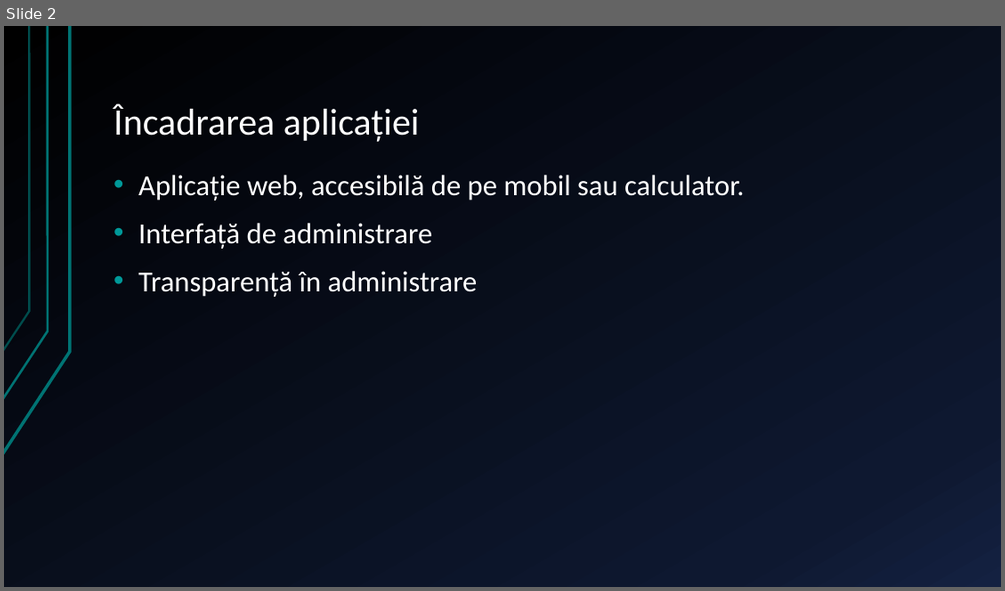
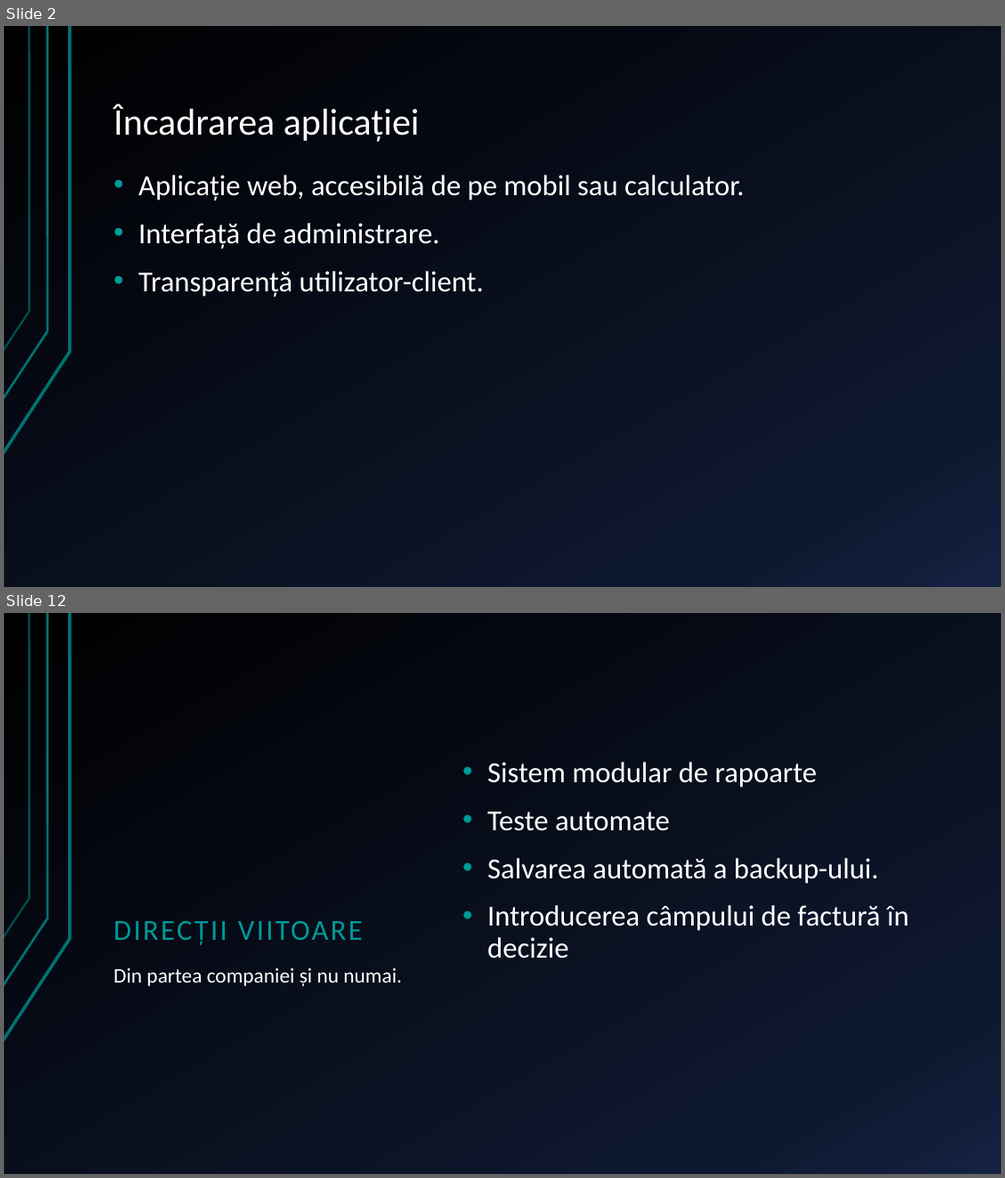
Before and after one commit to xiodine32/licenta_unibuc, a slide deck: prezentare.pptx. Shown one above the other, each under a label of ours: slide 2 before the commit, slides 2 and 12 after it; the slides between them are not shown. The pictures are 1005x591 and 1005x1178 pixels, drawn with LibreOffice and Linux fonts; fonts in the diff are those of the drawing. Boxes give left, top, right and bottom in pixels: in the first picture for what was removed or moved away, otherwise in the second. Text is boxed around its words. In the diff, an @@ line names an element or a change of style, - is before the commit and + after.

```diff
--- a/prezentare.pptx
+++ b/prezentare.pptx
@@ slide 12 added at (x1=4, y1=613, x2=1001, y2=1174), background gradient #000000 to #0F1931 to #142242; not listed: 3 template elements that a slide beside it also shows @@
@@ text added at (x1=487, y1=762, x2=909, y2=958), 28 pt, text #FFFFFF @@
+• Sistem modular de rapoarte
+• Teste automate
+• Salvarea automată a backup-ului.
+• Introducerea câmpului de factură în decizie
@@ title added at (x1=113, y1=921, x2=363, y2=945), 28 pt, text #009999 @@
+DIRECȚII VIITOARE
@@ text added at (x1=113, y1=968, x2=402, y2=987), 20 pt, text #FFFFFF @@
+Din partea companiei și nu numai.
@@ slide 2 changed as well @@
@@ text at (x1=138, y1=223, x2=484, y2=297): text changed @@
-• Interfață de administrare
-• Transparență în administrare
+• Interfață de administrare.
+• Transparență utilizator-client.
```
Also in this commit, not shown: 1 other slide changed, 9 other slides added, 9 slides removed, 1 other file.
